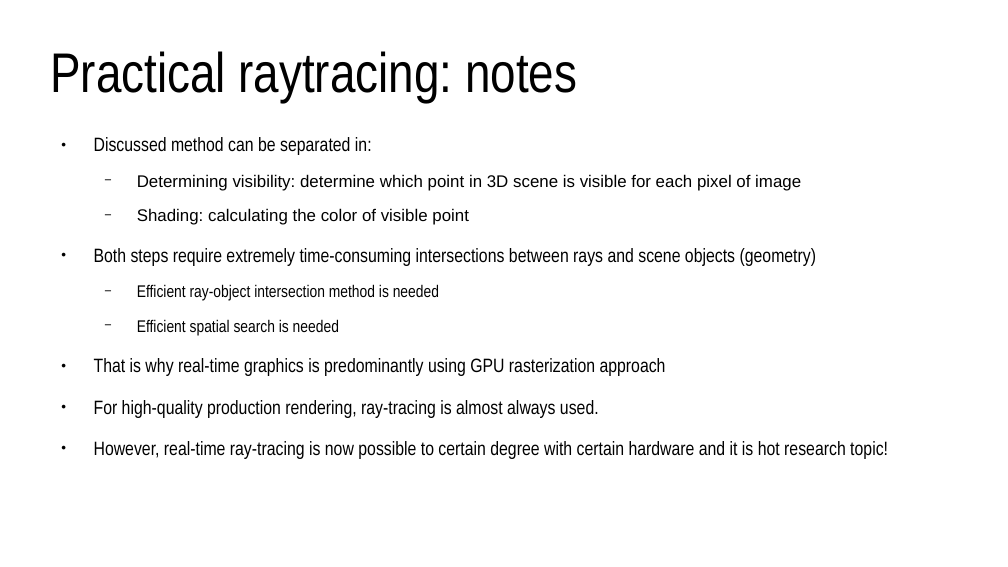
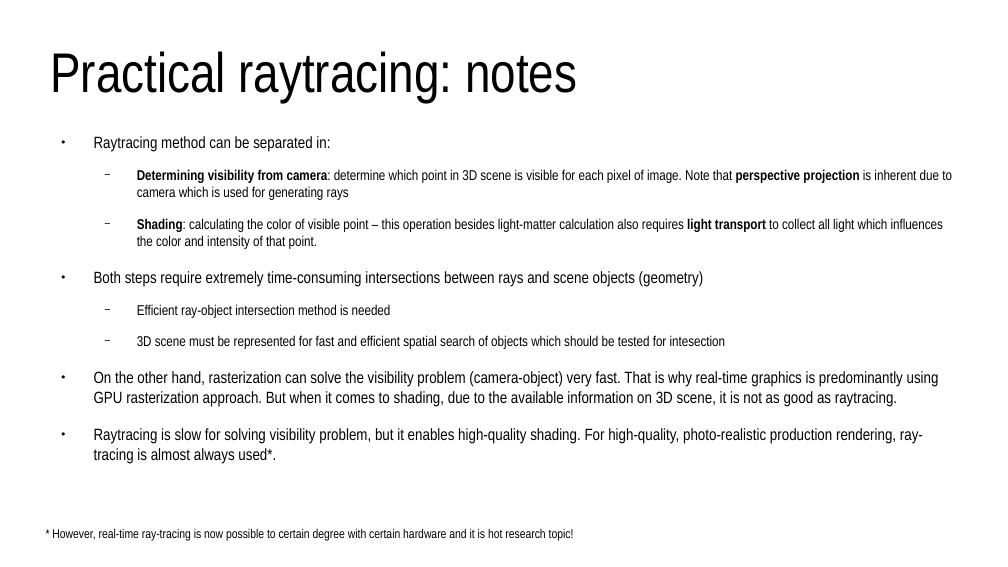
Before and after one commit to lorentzo/IntroductionToComputerGraphics, a slide deck: slide 18 of lectures/foundations_rendering/foundations_rendering.odp (slide 14 before the commit). Drawn at 1008x567 pixels with LibreOffice and Linux fonts; fonts in the diff are those of the drawing. Boxes give left, top, right and bottom in pixels: in the first picture for what was removed or moved away, otherwise in the second. Text is boxed around its words. In the diff, an @@ line names an element or a change of style, - is before the commit and + after.

Commit message:
3d scene and rendering foundations

```diff
--- a/lectures/foundations_rendering/foundations_rendering.odp
+++ b/lectures/foundations_rendering/foundations_rendering.odp
@@ text at [94, 136, 952, 249]: text changed; size 13.3 to 11.2 pt; font Arial to Arial Narrow @@
-● Discussed method can be separated in:
-  − Determining visibility: determine which point in 3D scene is visible for each pixel of image
-  − Shading: calculating the color of visible point
+● Raytracing method can be separated in:
+  − Determining visibility from camera: determine which point in 3D scene is visible for each pixel of image. Note that perspective projection is inherent due to camera which is used for generating rays
+  − Shading: calculating the color of visible point – this operation besides light-matter calculation also requires light transport to collect all light which influences the color and intensity of that point.
@@ text at [94, 271, 704, 318]: size 15.2 to 12.8 pt in "Both steps require extremely time-consuming intersections be ..."; size 13.3 to 11.2 pt in "Efficient ray-object intersection method is needed" @@
@@ text at [94, 335, 939, 463]: text changed; size 15.2 to 12.8 pt @@
-  − Efficient spatial search is needed
-● That is why real-time graphics is predominantly using GPU rasterization approach
-● For high-quality production rendering, ray-tracing is almost always used.
-● However, real-time ray-tracing is now possible to certain degree with certain hardware and it is hot research topic!
+  − 3D scene must be represented for fast and efficient spatial search of objects which should be tested for intesection
+● On the other hand, rasterization can solve the visibility problem (camera-object) very fast. That is why real-time graphics is predominantly using GPU rasterization approach. But when it comes to shading, due to the available information on 3D scene, it is not as good as raytracing.
+● Raytracing is slow for solving visibility problem, but it enables high-quality shading. For high-quality, photo-realistic production rendering, ray-tracing is almost always used*.
@@ text added at [52, 528, 574, 541], 10 pt, text #000000 @@
+* However, real-time ray-tracing is now possible to certain degree with certain hardware and it is hot research topic!
```
Also in this commit, not shown: 5 other slides changed, 5 slides added, 5 other files.
